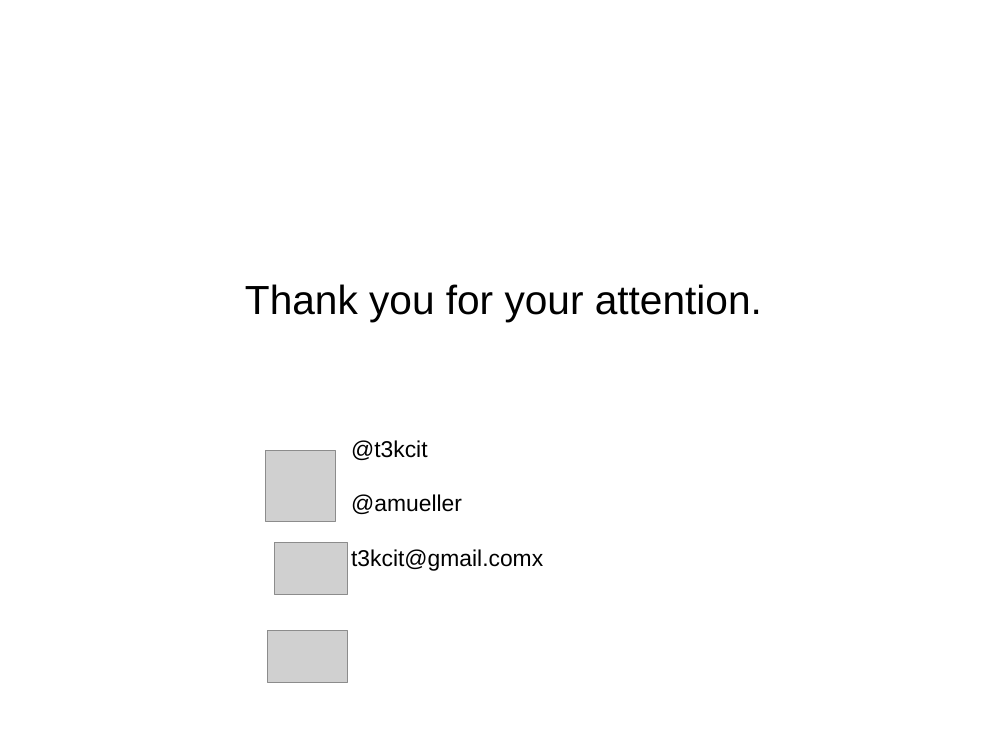
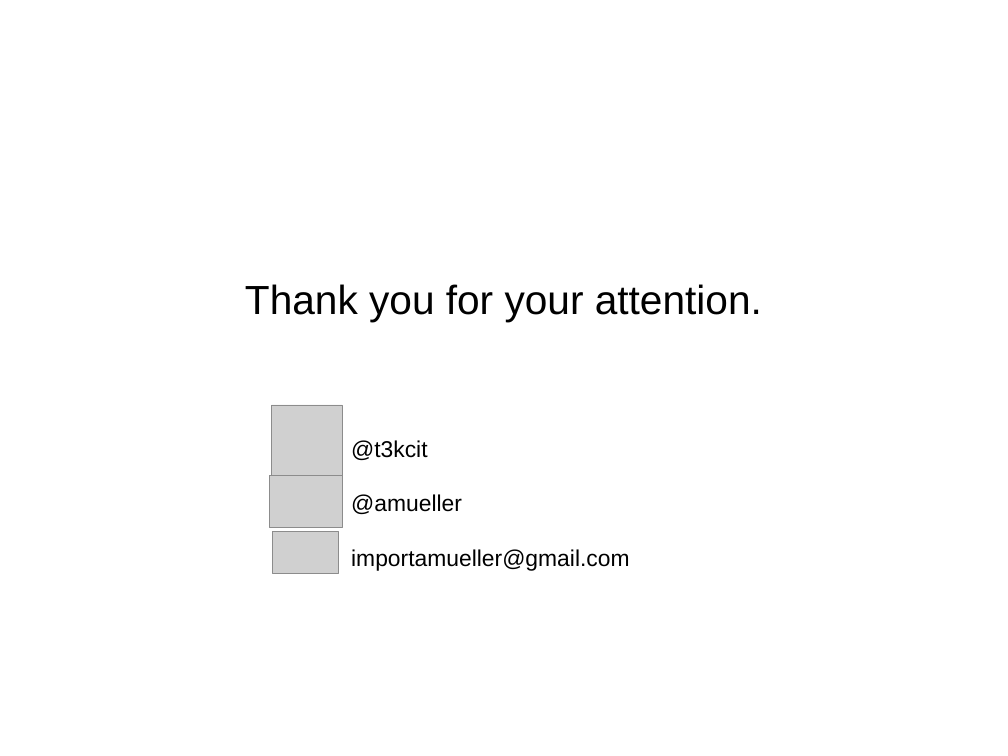
Before and after one commit to amueller/talks_odt, a slide deck: slide 24 of machine-learning-with-scikit-learn-CUNY-2015.odp (slide 26 before the commit). Drawn at 1008x756 pixels with LibreOffice and Linux fonts; fonts in the diff are those of the drawing; grey boxes stand for pictures. Boxes give left, top, right and bottom in pixels: in the first picture for what was removed or moved away, otherwise in the second. Text is boxed around its words. In the diff, an @@ line names an element or a change of style, - is before the commit and + after.

```diff
--- a/machine-learning-with-scikit-learn-CUNY-2015.odp
+++ b/machine-learning-with-scikit-learn-CUNY-2015.odp
@@ picture: place and size @@
-picture at [268, 631, 348, 682]
+picture at [272, 405, 342, 476]
@@ picture: place and size @@
-picture at [265, 451, 336, 521]
+picture at [269, 476, 342, 528]
@@ picture: place and size @@
-picture at [274, 542, 348, 595]
+picture at [273, 531, 338, 574]
@@ text at [351, 549, 629, 571]: text changed @@
-t3kcit@gmail.comx
+importamueller@gmail.com
```
Also in this commit, not shown: 7 other slides changed, 9 slides added, 11 slides removed.
